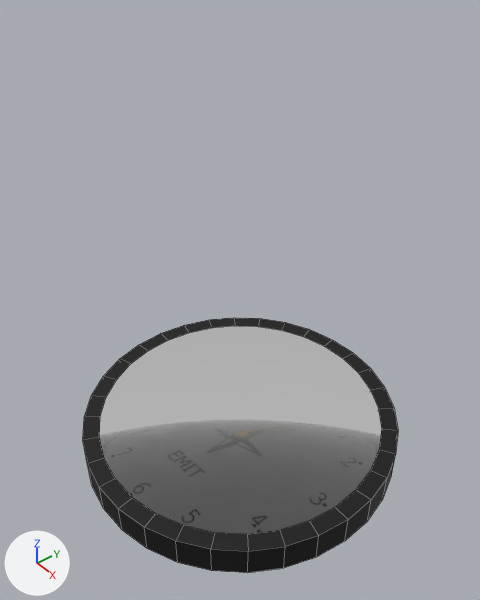
The Blender file clock/clock.blend: old version first, new version second.
The view is the same before and after, from a 50 mm camera at (0.716, -0.574, 0.991) aimed at (0.011, -0.012, 0.33). The axes (+X, +Y, +Z) are drawn at lower left. The lights are the same throughout. Mesh edges are drawn as thin lines.

In view in the first picture: 'clock'.
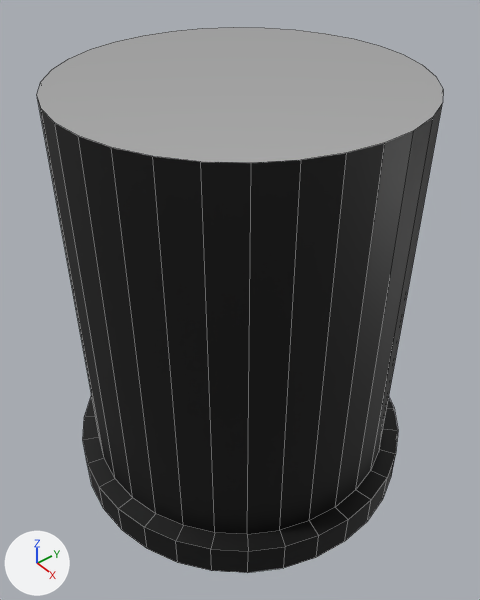
Commit message: extruded clock

Location of each change, (x1, y1, x2, y2) in pixels of the pictures (480 x 600 px):
'clock', reshaped (29% wider, 114% taller): before (83, 318, 398, 573); after (37, 27, 443, 573)
part 1 of me_cylinder_001, built on: before (99, 326, 382, 534); after (37, 27, 443, 534)

Edits to the bpy script that builds the scene:
```text
Change me_cylinder_001:
    used by ob_clock; location = (0.0, 0.0, 0.053); rotation_euler = (0.0, 0.0, -2.202), in degrees (0, 0, -126)
    remove me_cylinder_001.from_pydata(...)  # 132 vertices, 100 faces; spans x -0.298..0.302, y -0.294..0.306, z -0.06..0.0
    add me_cylinder_001.from_pydata(...)  # 164 vertices, 132 faces; spans x -0.298..0.302, y -0.294..0.306, z -0.06..0.644
    me_cylinder_001 part 1
    1 face is deleted
    32 new vertices lie (0.0, 0.0, 0.644) away from vertices in x -0.267..0.272, y -0.264..0.275, z 0.0
    32 new faces join them, mat_clock (black #000000)
    1 new face joins them, mat_glass (white #e7e7e7)
```
